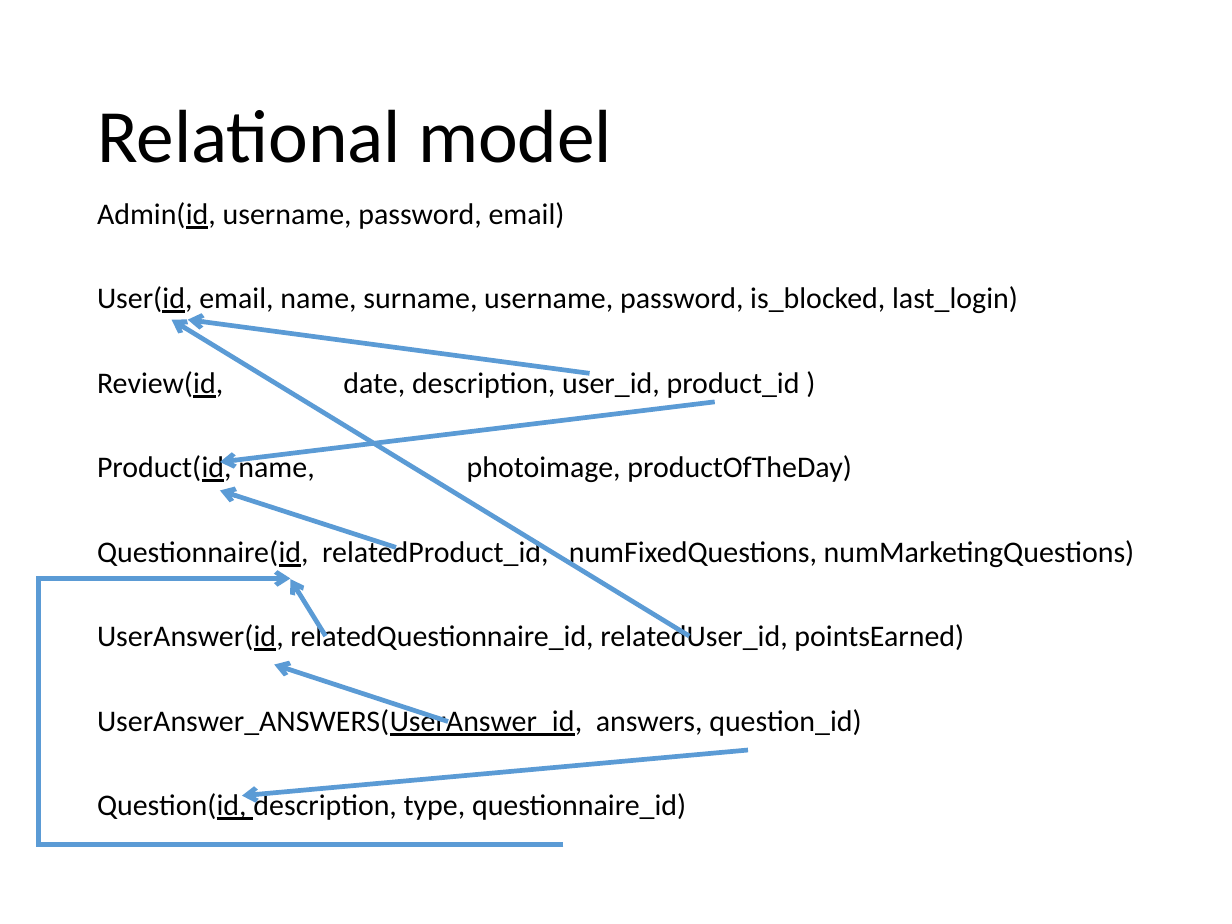
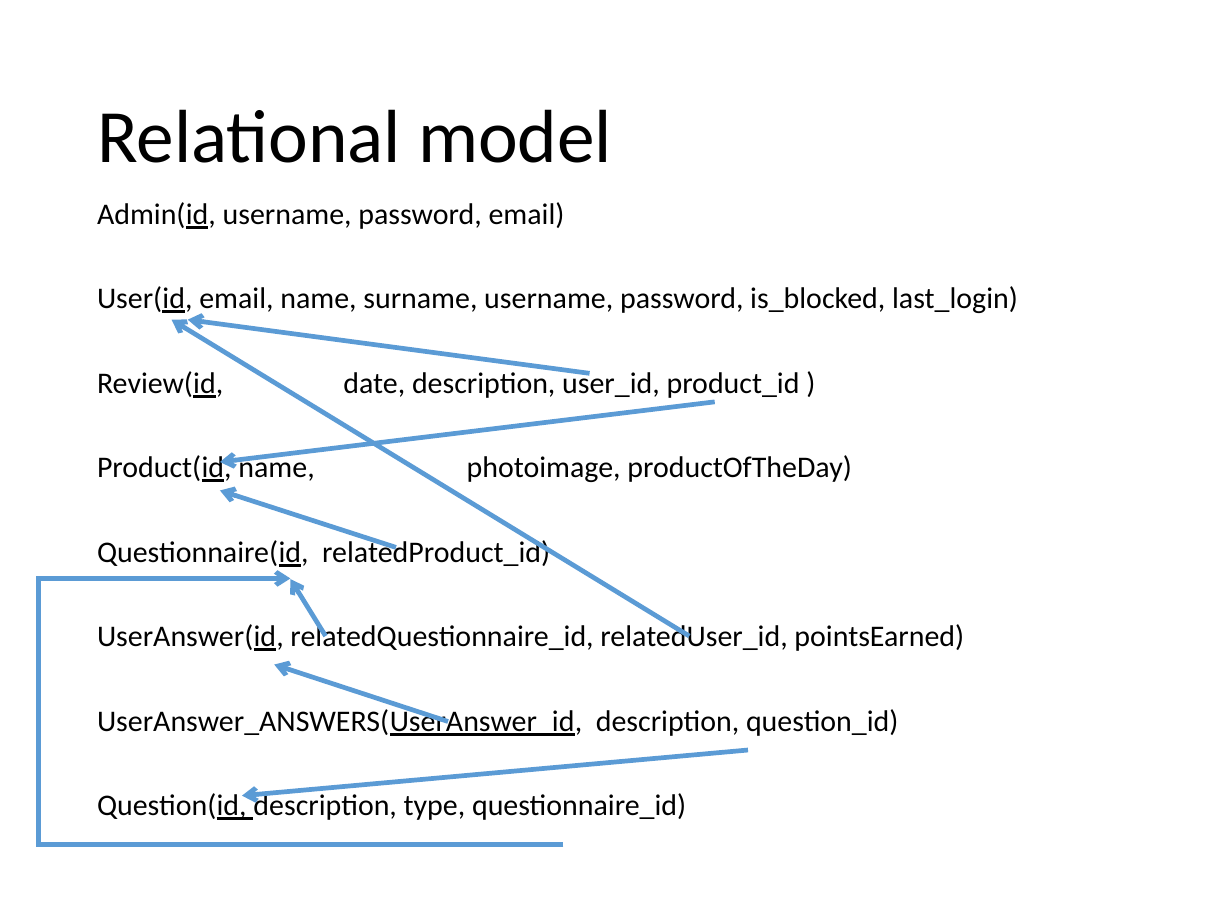
Before and after one commit to catonzio/DB2project, a slide deck: slide 3 of DB2project.pptx (slide 6 before the commit). Drawn at 1232x924 pixels with LibreOffice and Linux fonts; fonts in the diff are those of the drawing. Boxes give left, top, right and bottom in pixels: in the first picture for what was removed or moved away, otherwise in the second. Text is boxed around its words. In the diff, an @@ line names an element or a change of style, - is before the commit and + after.

```diff
--- a/DB2project.pptx
+++ b/DB2project.pptx
@@ text at bbox=[97, 537, 550, 567]: text changed @@
-Questionnaire(id, relatedProduct_id, numFixedQuestions, numMarketingQuestions)
+Questionnaire(id, relatedProduct_id)
@@ text at bbox=[97, 706, 898, 736]: text changed @@
-UserAnswer_ANSWERS(UserAnswer_id, answers, question_id)
+UserAnswer_ANSWERS(UserAnswer_id, description, question_id)
```
Also in this commit, not shown: 2 other slides changed, 7 slides added, 5 slides removed, 5 other files.
